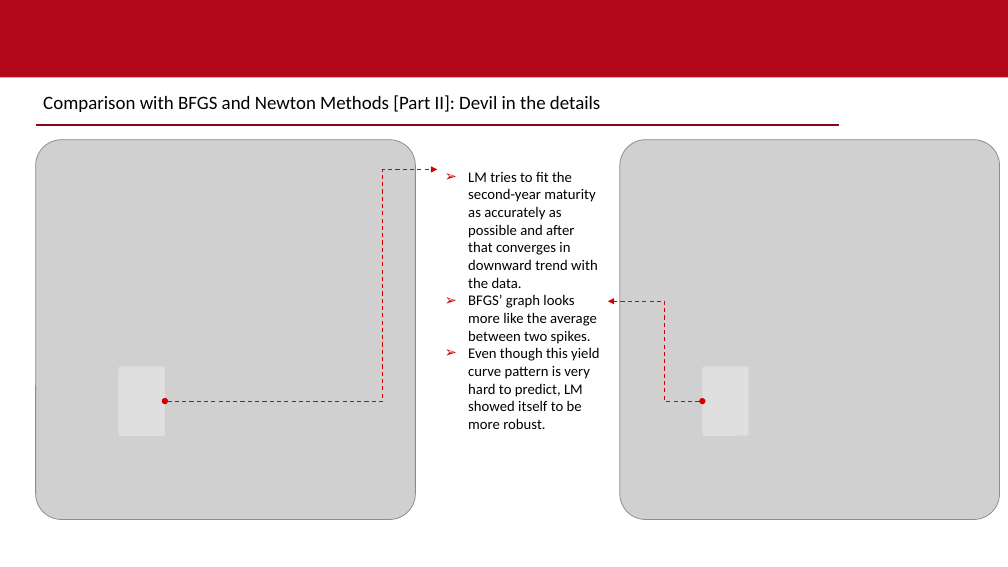
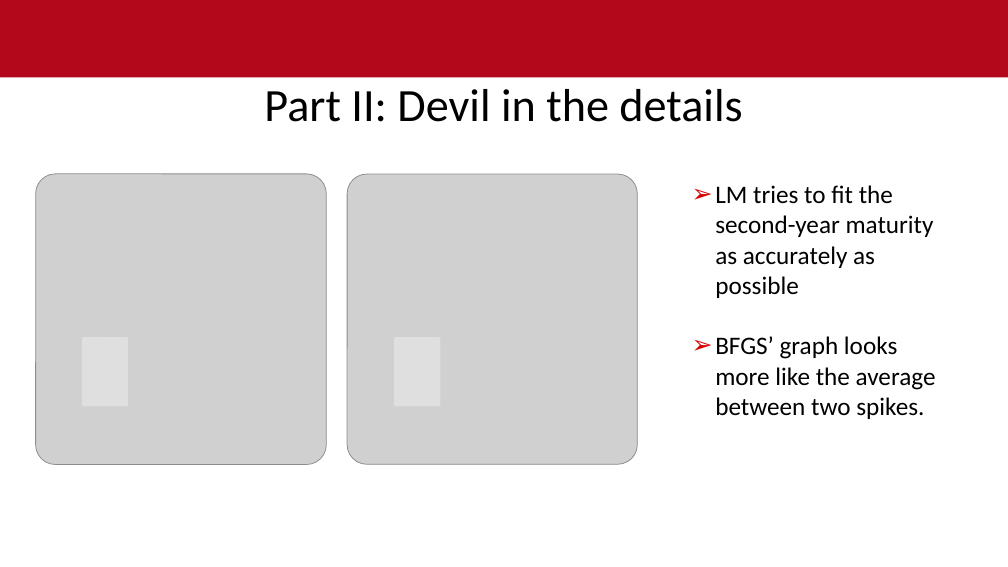
Before and after one commit to ibrahimuali/CompMath, a slide deck: slide 20 of power point - gradient descent newton lm.pptx (slide 17 before the commit). Drawn at 1008x567 pixels with LibreOffice and Linux fonts; fonts in the diff are those of the drawing; grey boxes stand for pictures; background and template pictures are left out. Boxes give left, top, right and bottom in pixels: in the first picture for what was removed or moved away, otherwise in the second. Text is boxed around its words. In the diff, an @@ line names an element or a change of style, - is before the commit and + after.

```diff
--- a/power point - gradient descent newton lm.pptx
+++ b/power point - gradient descent newton lm.pptx
@@ text at (264,89,742,122): text changed; size 18 to 44 pt @@
-Comparison with BFGS and Newton Methods [Part II]: Devil in the details
+Part II: Devil in the details
@@ line removed from (36, 126) to (839, 126) @@
@@ picture: place and size @@
-picture at (36,140,415,520)
+picture at (36,174,326,464)
@@ elbow double arrow removed from (165, 402) to (437, 169) @@
@@ picture: place and size @@
-picture at (620,140,1000,520)
+picture at (347,174,637,464)
@@ text "LM tries to fit the ...": place and size @@
-text "LM tries to fit the ..." at (468,171,599,429)
+text "LM tries to fit the ..." at (715,185,936,419)
@@ text at (715,185,934,298): text changed; size 14 to 24 pt @@
-➢ LM tries to fit the second-year maturity as accurately as possible and after that converges in downward trend with the data.
+➢ LM tries to fit the second-year maturity as accurately as possible
@@ elbow double arrow removed from (702, 402) to (608, 301) @@
@@ rounded rectangle: place and size @@
-rounded rectangle at (119,367,165,436)
+rounded rectangle at (82,337,128,407)
@@ rounded rectangle: place and size @@
-rounded rectangle at (702,367,749,436)
+rounded rectangle at (394,337,440,407)
@@ text at (468,347,599,429): paragraph removed @@
-➢ Even though this yield curve pattern is very hard to predict, LM showed itself to be more robust.
@@ text at (715,336,936,419): size 14 to 24 pt in "BFGS’ graph looks more like the average ..." @@
```
Also in this commit, not shown: 7 other slides changed, 3 slides added, 1 slide removed.
